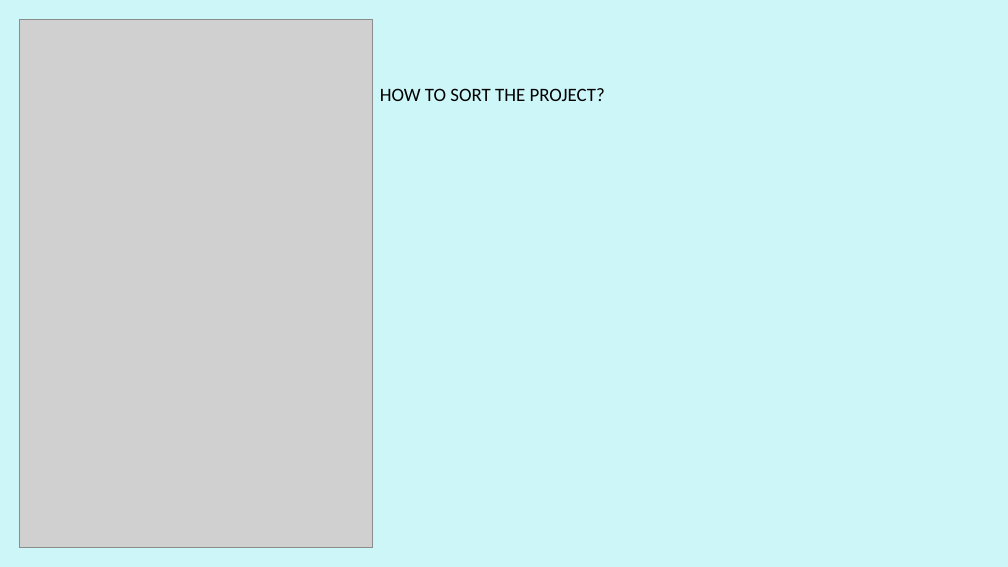
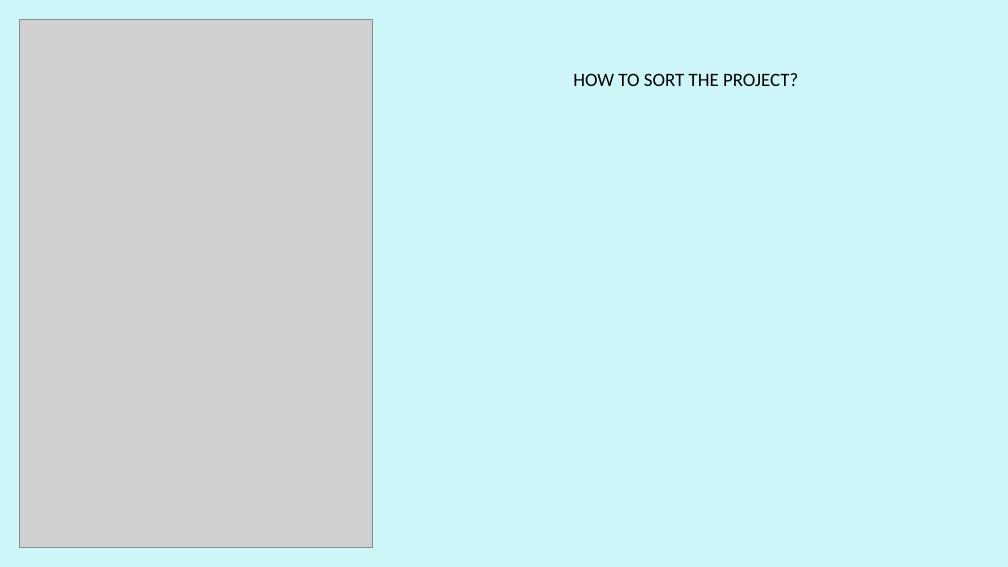
Before and after one commit to Syaziyah30/DeviceCluster, a slide deck: slide 5 of 1.training_model/supplementary/Device Identifier 20260520.pptx. Drawn at 1008x567 pixels with LibreOffice and Linux fonts; fonts in the diff are those of the drawing; grey boxes stand for pictures. Boxes give left, top, right and bottom in pixels: in the first picture for what was removed or moved away, otherwise in the second. Text is boxed around its words. In the diff, an @@ line names an element or a change of style, - is before the commit and + after.

```diff
--- a/1.training_model/supplementary/Device Identifier 20260520.pptx
+++ b/1.training_model/supplementary/Device Identifier 20260520.pptx
@@ text "HOW TO SORT THE PROJECT?": place and size @@
-text "HOW TO SORT THE PROJECT?" at (380,88,605,101)
+text "HOW TO SORT THE PROJECT?" at (573,73,798,86)
```
